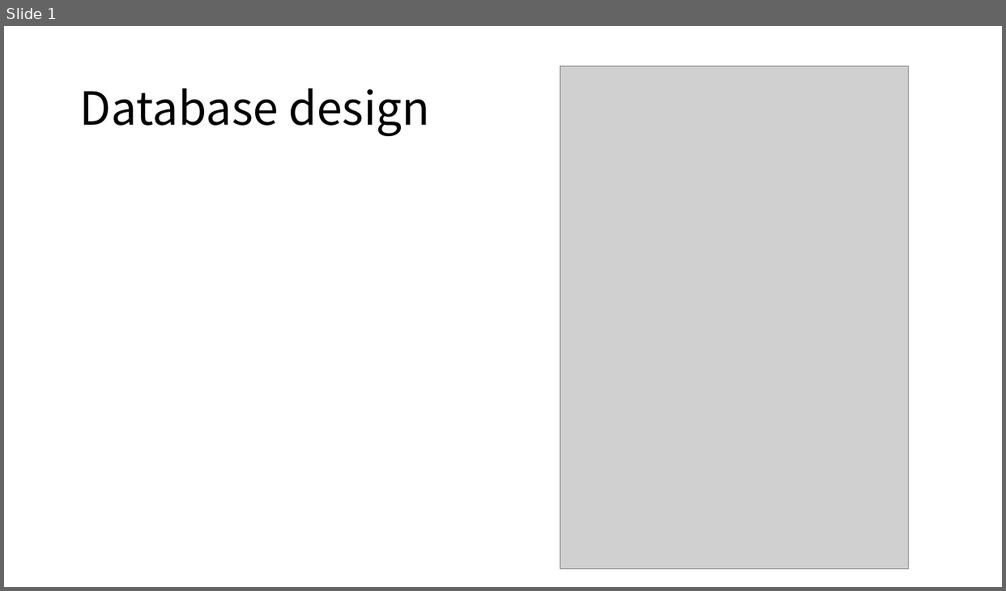
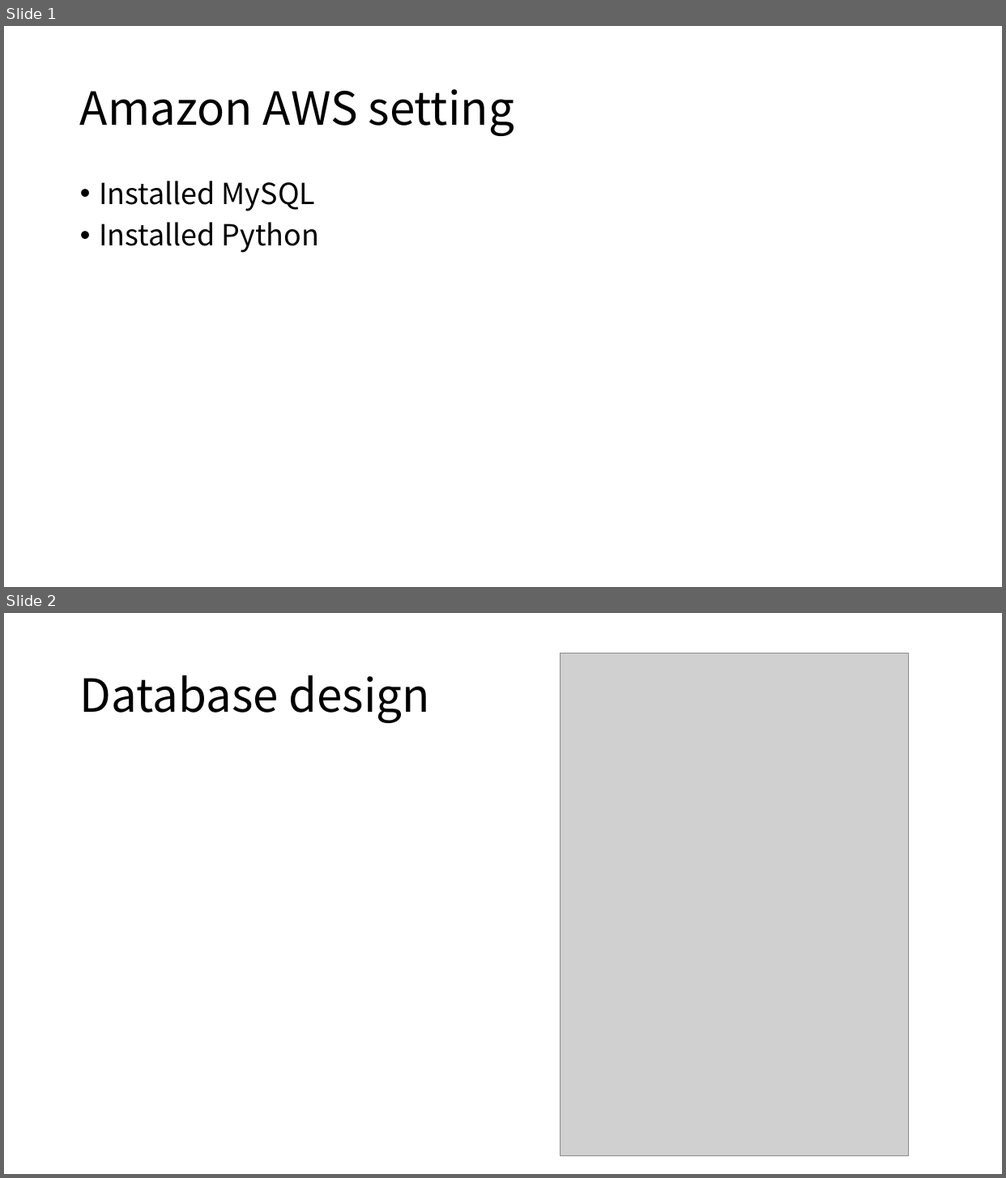
Before and after one commit to BerryWell/CapstoneDesign-2019-02, a slide deck: 제출자료/발표자료/발표 자료_5주차_12조_남근우.pptx. Shown one above the other, each under a label of ours: slide 1 before the commit, slides 1 and 2 after it. The pictures are 1006x591 and 1006x1178 pixels, drawn with LibreOffice and Linux fonts; fonts in the diff are those of the drawing; grey boxes stand for pictures. Boxes give left, top, right and bottom in pixels: in the first picture for what was removed or moved away, otherwise in the second. Text is boxed around its words. In the diff, an @@ line names an element or a change of style, - is before the commit and + after.

```diff
--- a/제출자료/발표자료/발표 자료_5주차_12조_남근우.pptx
+++ b/제출자료/발표자료/발표 자료_5주차_12조_남근우.pptx
@@ slide 1 added at <box>4,26,1002,587</box>, background #FFFFFF @@
@@ title added at <box>80,89,514,136</box>, 44 pt, text #000000 @@
+Amazon AWS setting
@@ text added at <box>99,181,319,253</box>, 28 pt, text #000000 @@
+• Installed MySQL
+• Installed Python
@@ what was slide 1 is now slide 2 @@
```
